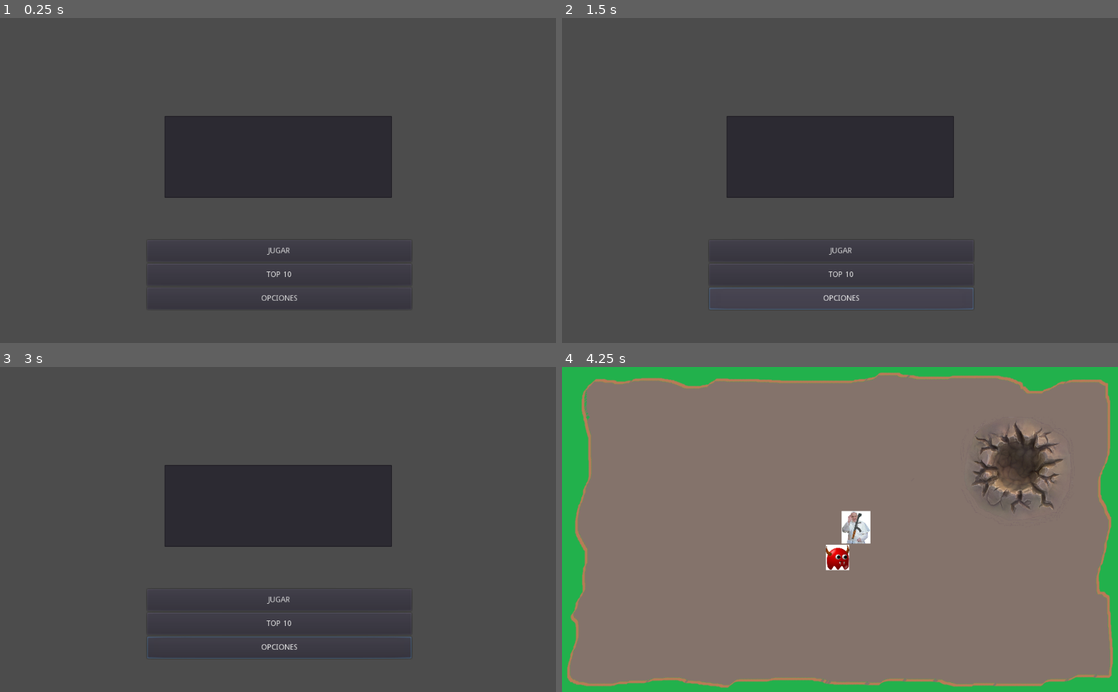
Above: before the commit, frames 1-4 (two rows, left to right).
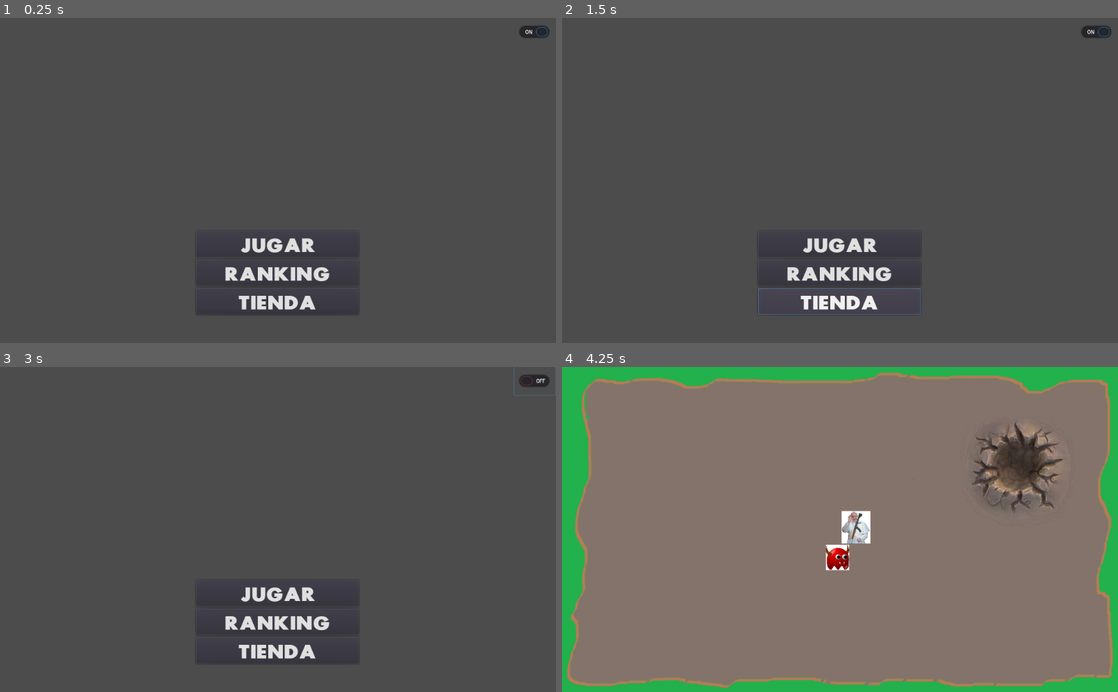
Above: after the commit, the same moments.

Repository: AgustinPatane/Ingenieria_Videojuegos
Game: Godot game, scene res://Menu.tscn
Two runs of this game, one before a commit and one after it. Both use one fixed random seed, a clock stepped at 60 frames per second and the inputs below. This scene is started directly instead of the project's main scene.
Inputs (mouse positions are in pixels of both pictures, inside the frame that each line leads up to):
- Up to frame 1 (0.25 s): no input
- Up to frame 2 (1.5 s): click "TOP 10" (after the commit: "RANKING") at 0.5 s; click (840, 297) at 1.25 s, where only the run before the commit has a clickable "OPCIONES"
- Up to frame 3 (3 s): click (278, 649) at 2 s, where only the run after the commit has a clickable "TIENDA"; click (533, 380) at 2.77 s
- Up to frame 4 (4.25 s): click "JUGAR" at 3.5 s

The runs differ from the first frame. In frame 1, 12% of the frame differs, in the area x 29-99%, y 2-90%; in frame 2, 12%, in the area x 26-99%, y 2-92%; in frame 3, 12%; in frame 4, less than 0.1%.

Commit message:
botones menu

Diff:
--- a/Trabajo_Final/Menu.gd
+++ b/Trabajo_Final/Menu.gd
@@ -1,20 +1,15 @@
 extends Control
 
+onready var musica = get_node("Musica_OnOff/Musica")
 
-# Declare member variables here. Examples:
-# var a = 2
-# var b = "text"
-
-
-# Called when the node enters the scene tree for the first time.
 func _ready():
-	pass # Replace with function body.
-
-
-# Called every frame. 'delta' is the elapsed time since the previous frame.
-#func _process(delta):
-#	pass
-
+	musica.play()
 
 func _on_Jugar_pressed():
 	get_tree().change_scene("res://producto/assets/scenes/Mapa.tscn")
+
+func _on_CheckButton_toggled(button_pressed):
+	if (button_pressed):
+		musica.play()
+	else:
+		musica.stop()
--- a/Trabajo_Final/Menu.tscn
+++ b/Trabajo_Final/Menu.tscn
@@ -1,60 +1,83 @@
-[gd_scene load_steps=4 format=2]
+[gd_scene load_steps=7 format=2]
 
 [ext_resource path="res://Menu.gd" type="Script" id=1]
-[ext_resource path="res://producto/assets/img/fuentes/Scary Halloween Font.ttf" type="DynamicFontData" id=2]
+[ext_resource path="res://producto/assets/img/sonidos/musica_fondo.mp3" type="AudioStream" id=2]
+[ext_resource path="res://producto/assets/img/fuentes/scream/Scream_al.ttf" type="DynamicFontData" id=3]
 
 [sub_resource type="DynamicFont" id=1]
-size = 42
-font_data = ExtResource( 2 )
+size = 32
+use_filter = true
+extra_spacing_top = 10
+font_data = ExtResource( 3 )
+
+[sub_resource type="DynamicFont" id=2]
+size = 32
+use_filter = true
+extra_spacing_top = 10
+font_data = ExtResource( 3 )
+
+[sub_resource type="DynamicFont" id=3]
+size = 32
+use_filter = true
+extra_spacing_top = 10
+font_data = ExtResource( 3 )
 
 [node name="Menu" type="Control"]
 anchor_right = 1.0
 anchor_bottom = 1.0
+margin_left = -1.0
+margin_right = -1.0
 script = ExtResource( 1 )
 
 [node name="VBoxContainer" type="VBoxContainer" parent="."]
 anchor_left = 0.5
-anchor_top = 1.0
+anchor_top = 0.972
 anchor_right = 0.5
 anchor_bottom = 1.0
-margin_left = -241.0
+margin_left = -150.0
 margin_top = -190.0
-margin_right = 246.0
-margin_bottom = -78.0
+margin_right = 150.0
+margin_bottom = -100.0
+alignment = 1
 
-[node name="Jugar" type="Button" parent="VBoxContainer"]
-margin_right = 487.0
-margin_bottom = 40.0
+[node name="Jugar" type="Button" parent="VBoxContainer" groups=["botones"]]
+margin_right = 300.0
+margin_bottom = 49.0
 rect_min_size = Vector2( 0, 40 )
 rect_pivot_offset = Vector2( -303, -33 )
+custom_fonts/font = SubResource( 1 )
 text = "JUGAR"
 
-[node name="Ranking" type="Button" parent="VBoxContainer"]
-margin_top = 44.0
-margin_right = 487.0
-margin_bottom = 84.0
+[node name="Ranking" type="Button" parent="VBoxContainer" groups=["botones"]]
+margin_top = 53.0
+margin_right = 300.0
+margin_bottom = 102.0
 rect_min_size = Vector2( 0, 40 )
 rect_pivot_offset = Vector2( -303, -33 )
-text = "TOP 10"
+custom_fonts/font = SubResource( 2 )
+text = "RANKING"
 
-[node name="Opciones" type="Button" parent="VBoxContainer"]
-margin_top = 88.0
-margin_right = 487.0
-margin_bottom = 128.0
+[node name="Tienda" type="Button" parent="VBoxContainer" groups=["botones"]]
+margin_top = 106.0
+margin_right = 300.0
+margin_bottom = 155.0
 rect_min_size = Vector2( 0, 40 )
 rect_pivot_offset = Vector2( -303, -33 )
-text = "OPCIONES"
+custom_fonts/font = SubResource( 3 )
+text = "TIENDA"
 
-[node name="TextEdit" type="TextEdit" parent="."]
-anchor_left = 0.5
-anchor_right = 0.5
-margin_left = -209.0
-margin_top = 181.0
-margin_right = 210.0
-margin_bottom = 332.0
-custom_fonts/font = SubResource( 1 )
-text = "MAX
-AND
-MONSTERS"
+[node name="Musica_OnOff" type="CheckButton" parent="."]
+anchor_left = 1.0
+anchor_right = 1.0
+margin_left = -76.0
+margin_bottom = 52.0
+pressed = true
+align = 1
+icon_align = 1
+
+[node name="Musica" type="AudioStreamPlayer" parent="Musica_OnOff"]
+stream = ExtResource( 2 )
+autoplay = true
 
 [connection signal="pressed" from="VBoxContainer/Jugar" to="." method="_on_Jugar_pressed"]
+[connection signal="toggled" from="Musica_OnOff" to="." method="_on_CheckButton_toggled"]
Binary file added: Trabajo_Final/producto/assets/img/fuentes/scream/Scream_al.ttf
Not shown, added: Trabajo_Final/producto/assets/img/fuentes/scream/info.txt
Binary file added: Trabajo_Final/producto/assets/img/musica_icono.png
Not shown, added: Trabajo_Final/producto/assets/img/musica_icono.png.import
Not shown, added: Trabajo_Final/producto/assets/img/sonidos/musica_fondo.mp3.import
Binary file added: Trabajo_Final/producto/assets/scenes/musica_icono.png
Not shown, added: Trabajo_Final/producto/assets/scenes/musica_icono.png.import
Not shown, added: Trabajo_Final/producto/assets/img/sonidos/musica_fondo.mp3
